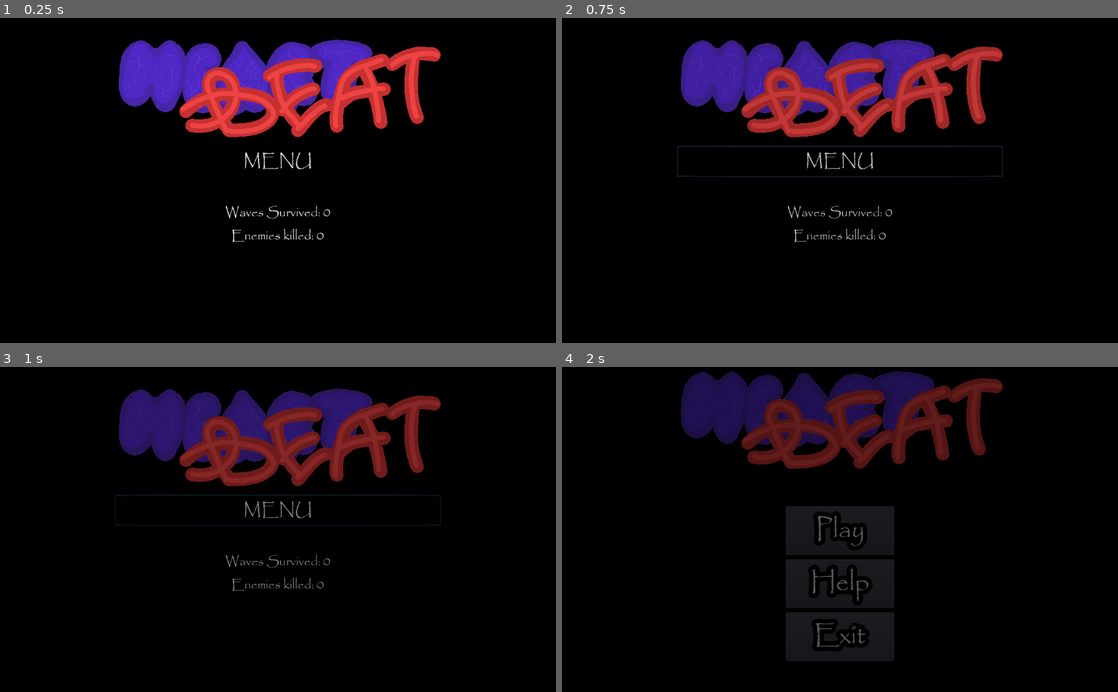
Above: before the commit, frames 1-4 (two rows, left to right).
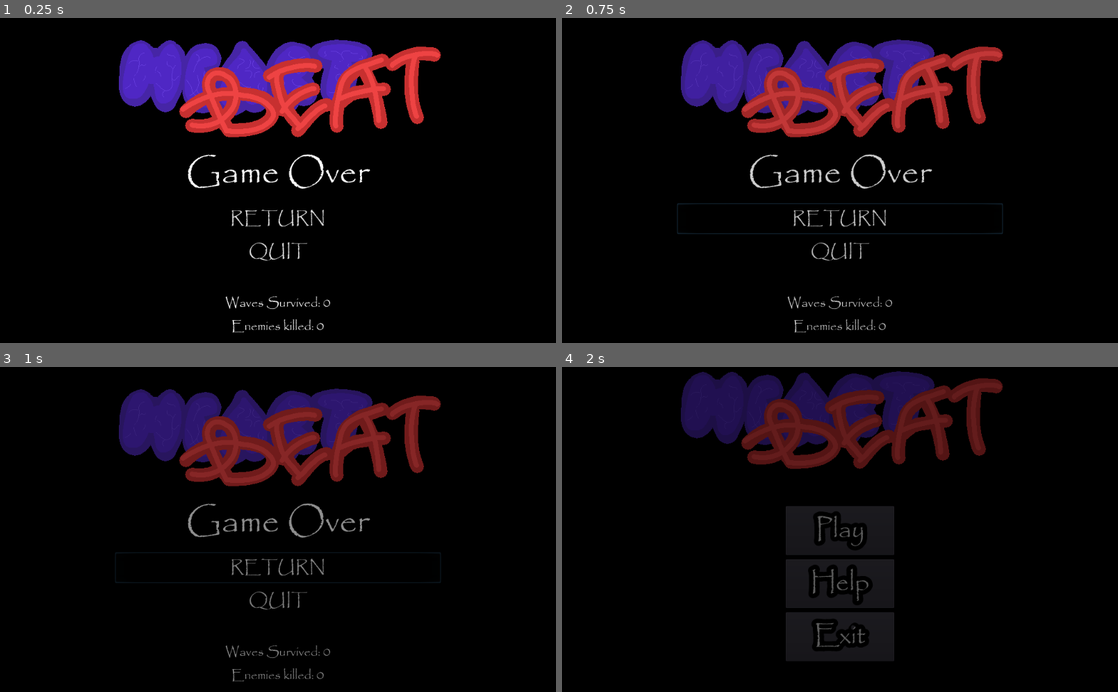
Above: after the commit, the same moments.

Repository: ColdCalzone/GWJ-30
Game: Godot game, scene res://scenes/Gameover.tscn
Same seed, same stepped clock (60 frames per second), same inputs: the game is played once before the commit and once after it. This scene is started directly instead of the project's main scene.
Inputs (mouse positions are in pixels of both pictures, inside the frame that each line leads up to):
- Up to frame 1 (0.25 s): no input
- Up to frame 2 (0.75 s): click "MENU" (after the commit: "RETURN") at 0.5 s
- Up to frame 3 (1 s): no input
- Up to frame 4 (2 s): move the mouse to (962, 513) at 1.27 s; hold D (move_right) from 1.28 s (still down); hold R (adrenaline) from 1.28 s (still down)

The runs differ from the first frame. In frame 1, 1.7% of the frame differs, in the area x 33-67%, y 41-97%; in frame 2, 2.2%, in the area x 20-80%, y 39-97%; in frame 3, 2.0%; in frame 4, nothing differs.

Commit message:
General improvements

Diff:
--- a/scenes/Gameover.gd
+++ b/scenes/Gameover.gd
@@ -6,6 +6,7 @@
 onready var kills_label := $VBoxContainer/Stats/Kills
 
 const TITLE_SCREEN := preload("res://scenes/Titlescreen.tscn")
+const EXIT_SCENE := preload("res://scenes/Exit.tscn")
 
 
 
@@ -18,3 +19,8 @@
 
 func _on_Button_pressed() -> void:
 	TransitionManager.transition(TITLE_SCREEN)
+
+
+
+func _on_QuitButton_pressed():
+	TransitionManager.transition(EXIT_SCENE)
--- a/scenes/Gameover.tscn
+++ b/scenes/Gameover.tscn
@@ -1,8 +1,12 @@
-[gd_scene load_steps=6 format=2]
+[gd_scene load_steps=7 format=2]
 
 [ext_resource path="res://assets/Papyrus.ttf" type="DynamicFontData" id=1]
 [ext_resource path="res://scenes/Gameover.gd" type="Script" id=2]
 [ext_resource path="res://assets/title.png" type="Texture" id=3]
+
+[sub_resource type="DynamicFont" id=3]
+size = 64
+font_data = ExtResource( 1 )
 
 [sub_resource type="DynamicFont" id=1]
 size = 32
@@ -41,27 +45,44 @@
 grow_vertical = 0
 texture = ExtResource( 3 )
 
-[node name="VBoxContainer" type="VBoxContainer" parent="VBoxContainer"]
+[node name="GameoverLabel" type="Label" parent="VBoxContainer"]
 margin_top = 204.0
 margin_right = 600.0
-margin_bottom = 261.0
+margin_bottom = 306.0
+custom_fonts/font = SubResource( 3 )
+text = "Game Over"
+align = 1
+
+[node name="VBoxContainer" type="VBoxContainer" parent="VBoxContainer"]
+margin_top = 310.0
+margin_right = 600.0
+margin_bottom = 428.0
 grow_horizontal = 2
 __meta__ = {
 "_edit_use_anchors_": false
 }
 
-[node name="Button" type="Button" parent="VBoxContainer/VBoxContainer"]
+[node name="ReturnButton" type="Button" parent="VBoxContainer/VBoxContainer"]
 margin_right = 600.0
 margin_bottom = 57.0
 grow_horizontal = 2
 custom_fonts/font = SubResource( 1 )
-text = "MENU"
+text = "RETURN"
+flat = true
+
+[node name="QuitButton" type="Button" parent="VBoxContainer/VBoxContainer"]
+margin_top = 61.0
+margin_right = 600.0
+margin_bottom = 118.0
+grow_horizontal = 2
+custom_fonts/font = SubResource( 1 )
+text = "QUIT"
 flat = true
 
 [node name="Stats" type="VBoxContainer" parent="VBoxContainer"]
-margin_top = 265.0
+margin_top = 432.0
 margin_right = 600.0
-margin_bottom = 390.0
+margin_bottom = 557.0
 grow_horizontal = 2
 __meta__ = {
 "_edit_use_anchors_": false
@@ -91,4 +112,5 @@
 custom_fonts/font = SubResource( 2 )
 text = "Kills:"
 align = 1
-[connection signal="pressed" from="VBoxContainer/VBoxContainer/Button" to="." method="_on_Button_pressed"]
+[connection signal="pressed" from="VBoxContainer/VBoxContainer/ReturnButton" to="." method="_on_Button_pressed"]
+[connection signal="pressed" from="VBoxContainer/VBoxContainer/QuitButton" to="." method="_on_QuitButton_pressed"]
